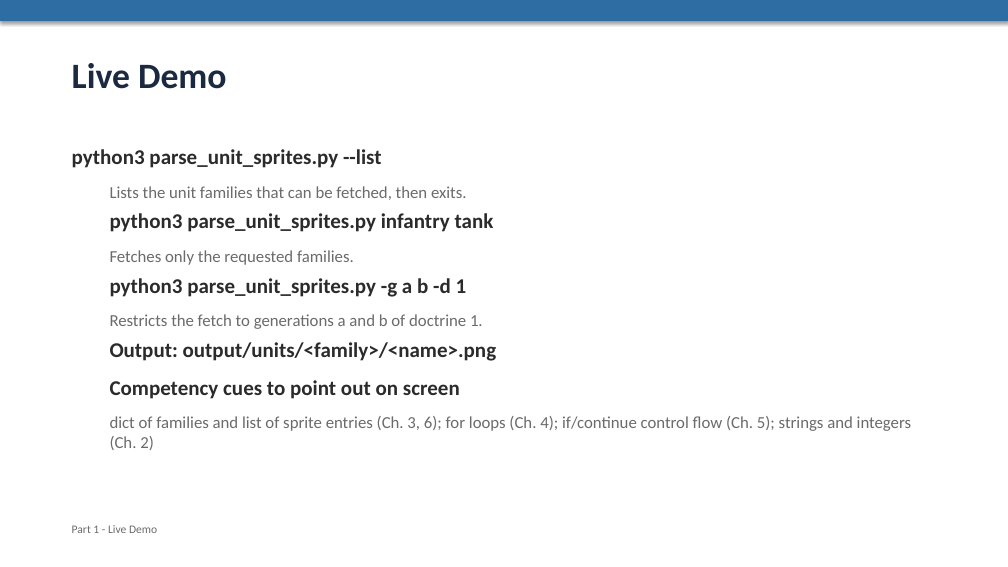
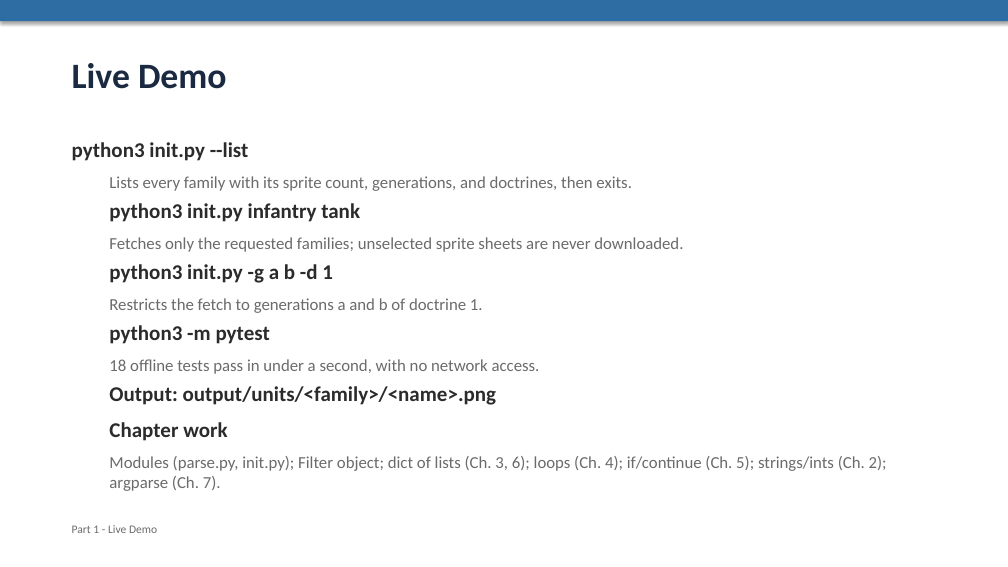
Before and after one commit to insurgent-con/image-fetch, a slide deck: slide 2 of presentation.pptx. Drawn at 1008x567 pixels with LibreOffice and Linux fonts; fonts in the diff are those of the drawing. Boxes give left, top, right and bottom in pixels: in the first picture for what was removed or moved away, otherwise in the second. Text is boxed around its words. In the diff, an @@ line names an element or a change of style, - is before the commit and + after.

Commit message:
p2: update presentation

```diff
--- a/presentation.pptx
+++ b/presentation.pptx
@@ text "python3 init.py --list" moved from (x1=72, y1=149, x2=911, y2=450) to (x1=72, y1=142, x2=887, y2=491) @@
@@ text at (x1=72, y1=142, x2=683, y2=283): text changed; size 20 to 16 pt; text colour #2B2B2B to #6B6B6B; bold off @@
-python3 parse_unit_sprites.py --list
-Lists the unit families that can be fetched, then exits.
-python3 parse_unit_sprites.py infantry tank
-Fetches only the requested families.
-python3 parse_unit_sprites.py -g a b -d 1
+python3 init.py --list
+Lists every family with its sprite count, generations, and doctrines, then exits.
+python3 init.py infantry tank
+Fetches only the requested families; unselected sprite sheets are never downloaded.
+python3 init.py -g a b -d 1
@@ text at (x1=109, y1=298, x2=497, y2=405): less space between paragraphs @@
@@ text at (x1=109, y1=325, x2=540, y2=374): paragraphs added @@
+python3 -m pytest
+18 offline tests pass in under a second, with no network access.
@@ text at (x1=109, y1=422, x2=887, y2=491): text changed @@
-Competency cues to point out on screen
-dict of families and list of sprite entries (Ch. 3, 6); for loops (Ch. 4); if/continue control flow (Ch. 5); strings and integers (Ch. 2)
+Chapter work
+Modules (parse.py, init.py); Filter object; dict of lists (Ch. 3, 6); loops (Ch. 4); if/continue (Ch. 5); strings/ints (Ch. 2); argparse (Ch. 7).
```
Also in this commit, not shown: 3 other slides changed, 2 slides added, 2 slides removed.
